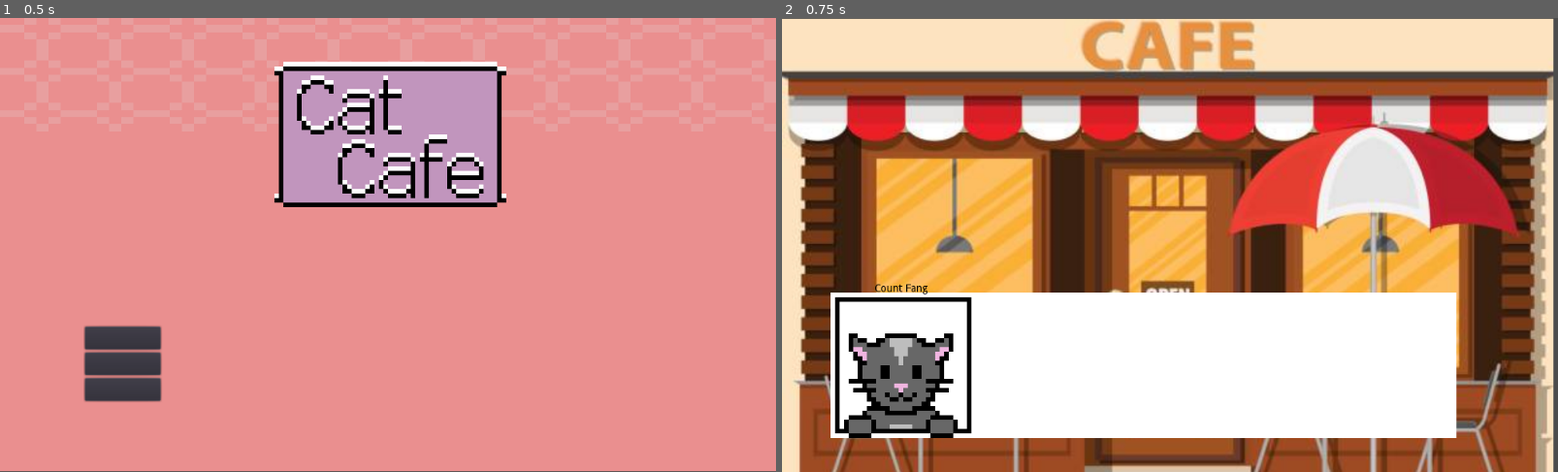
Above: before the commit, frames 1-2 (left to right).
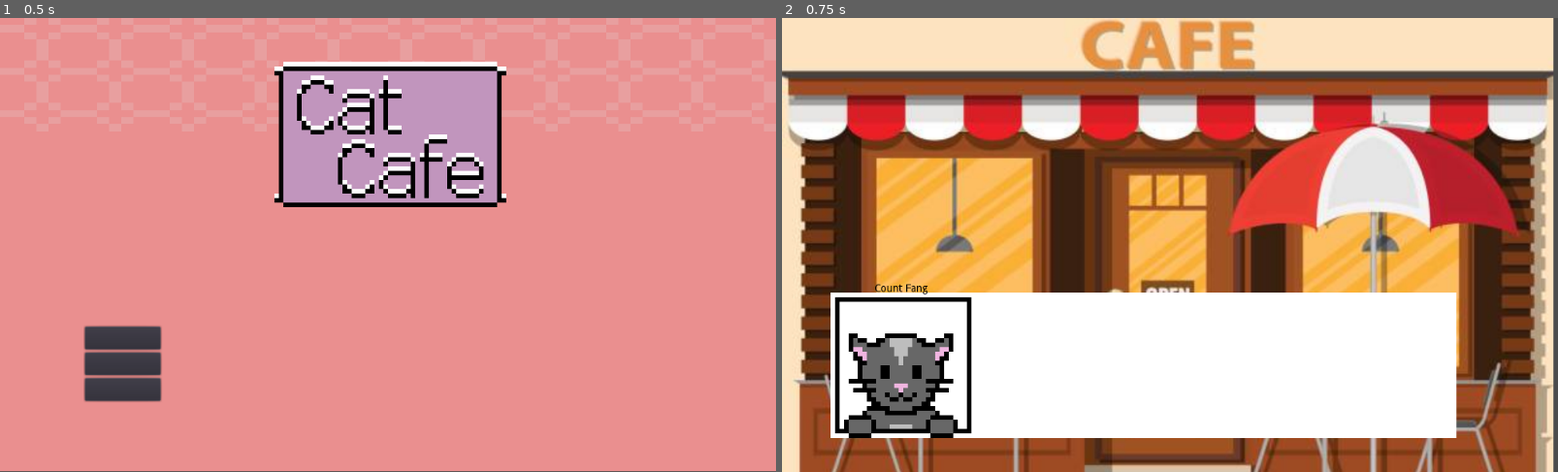
Above: after the commit, the same moments.

Repository: lucianamerege/CatCafe
Game: Godot game, scene res://Scenes/TitleScreen.tscn
The game is run twice, just before and just after one commit, with the same random seed, the same clock (stepped at 60 frames per second) and the same inputs.
Inputs (mouse positions are in pixels of both pictures, inside the frame that each line leads up to):
- Up to frame 1 (0.5 s): no input
- Up to frame 2 (0.75 s): click (906, 335) at 0.5 s

Frame 1 is identical in both runs. In frame 2, 1.2% of the frame differs, in the area x 0-100%, y 0-99%.

Commit message:
suquinho

Diff:
--- a/Scenes/Cafe.tscn
+++ b/Scenes/Cafe.tscn
@@ -7,6 +7,7 @@
 [ext_resource path="res://Assets/bancadas.png" type="Texture" id=5]
 [ext_resource path="res://Assets/fogao-geladeira.png" type="Texture" id=6]
 [ext_resource path="res://Assets/kitchen-table(1).png" type="Texture" id=7]
+[ext_resource path="res://Assets/suco-tabua.png" type="Texture" id=8]
 
 [sub_resource type="TileSet" id=1]
 0/name = "Chaos.png 0"
@@ -152,6 +153,29 @@
 3/shapes = [  ]
 3/z_index = 0
 
+[sub_resource type="TileSet" id=3]
+0/name = "suco-tabua.png 0"
+0/texture = ExtResource( 8 )
+0/tex_offset = Vector2( 0, 0 )
+0/modulate = Color( 1, 1, 1, 1 )
+0/region = Rect2( 0, 0, 64, 128 )
+0/tile_mode = 2
+0/autotile/icon_coordinate = Vector2( 0, 0 )
+0/autotile/tile_size = Vector2( 64, 64 )
+0/autotile/spacing = 0
+0/autotile/occluder_map = [  ]
+0/autotile/navpoly_map = [  ]
+0/autotile/priority_map = [  ]
+0/autotile/z_index_map = [  ]
+0/occluder_offset = Vector2( 0, 0 )
+0/navigation_offset = Vector2( 0, 0 )
+0/shape_offset = Vector2( 0, 0 )
+0/shape_transform = Transform2D( 1, 0, 0, 1, 0, 0 )
+0/shape_one_way = false
+0/shape_one_way_margin = 0.0
+0/shapes = [  ]
+0/z_index = 0
+
 [node name="Cafe" type="Node2D"]
 
 [node name="Background" type="TileMap" parent="."]
@@ -165,5 +189,11 @@
 tile_data = PoolIntArray( 65547, 1, 0, 65548, 1, 1, 131073, 0, 65536, 131074, 0, 1, 131075, 0, 0, 131076, 0, 65536, 131 …(363 unchanged characters)…
 
 [node name="Camera2D" type="Camera2D" parent="."]
-position = Vector2( 513, 299 )
+position = Vector2( 773, 282 )
 current = true
+zoom = Vector2( 0.5, 0.5 )
+
+[node name="Decoracao" type="TileMap" parent="."]
+tile_set = SubResource( 3 )
+format = 1
+tile_data = PoolIntArray( 196622, 0, 65536, 262158, 0, 0 )
--- a/project.godot
+++ b/project.godot
@@ -20,4 +20,5 @@
 
 [rendering]
 
+2d/snapping/use_gpu_pixel_snap=true
 environment/default_environment="res://default_env.tres"
Not shown, added: Assets/ImageArts/new-logo.png.import
Not shown, added: Assets/ImageArts/new-menu-bg.png.import
Binary file added: Assets/suco-tabua.png
Not shown, added: Assets/suco-tabua.png.import
Not shown: 1 places in Scenes/Cafe.tscn that only renumber resources
